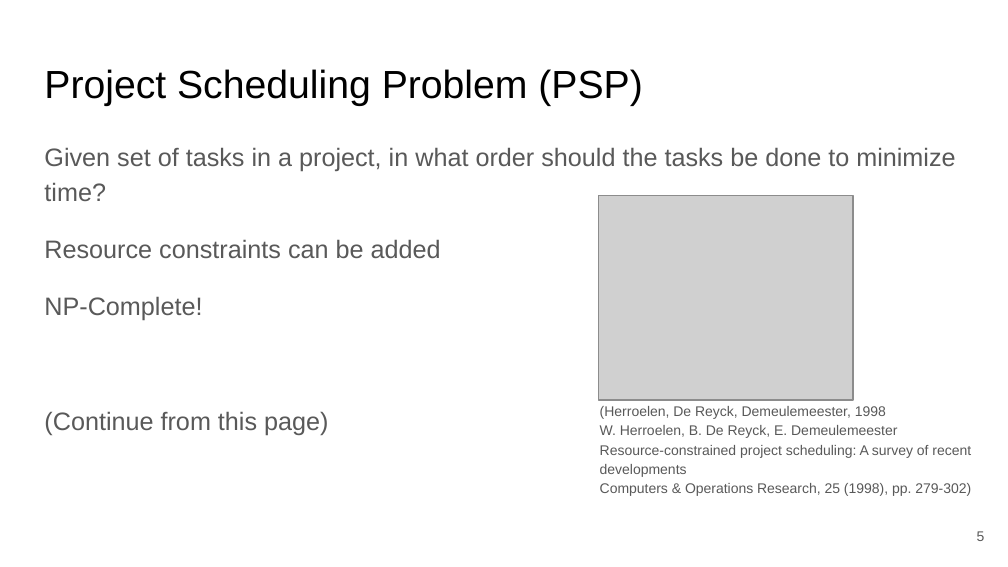
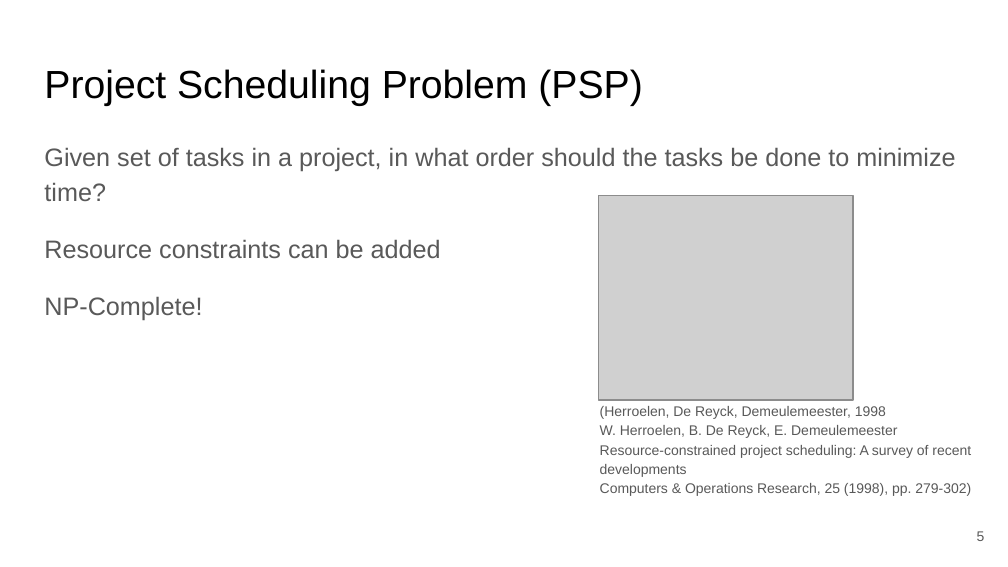
Before and after one commit to hhosu107/SBSE, a slide deck: slide 5 of Courseworks/Paper Reading Slide preparation/Ant Colony Optimization for SW Project Scheduling and Staffing with an Event-Based Scheduler.pptx. Drawn at 1008x567 pixels with LibreOffice and Linux fonts; fonts in the diff are those of the drawing; grey boxes stand for pictures. Boxes give left, top, right and bottom in pixels: in the first picture for what was removed or moved away, otherwise in the second. Text is boxed around its words. In the diff, an @@ line names an element or a change of style, - is before the commit and + after.

```diff
--- a/Courseworks/Paper Reading Slide preparation/Ant Colony Optimization for SW Project Scheduling and Staffing with an Event-Based Scheduler.pptx
+++ b/Courseworks/Paper Reading Slide preparation/Ant Colony Optimization for SW Project Scheduling and Staffing with an Event-Based Scheduler.pptx
@@ text at bbox=[44, 411, 328, 435]: paragraph removed @@
-(Continue from this page)
```
Also in this commit, not shown: 3 other slides changed, 12 slides added, 7 slides removed, 1 other file.
